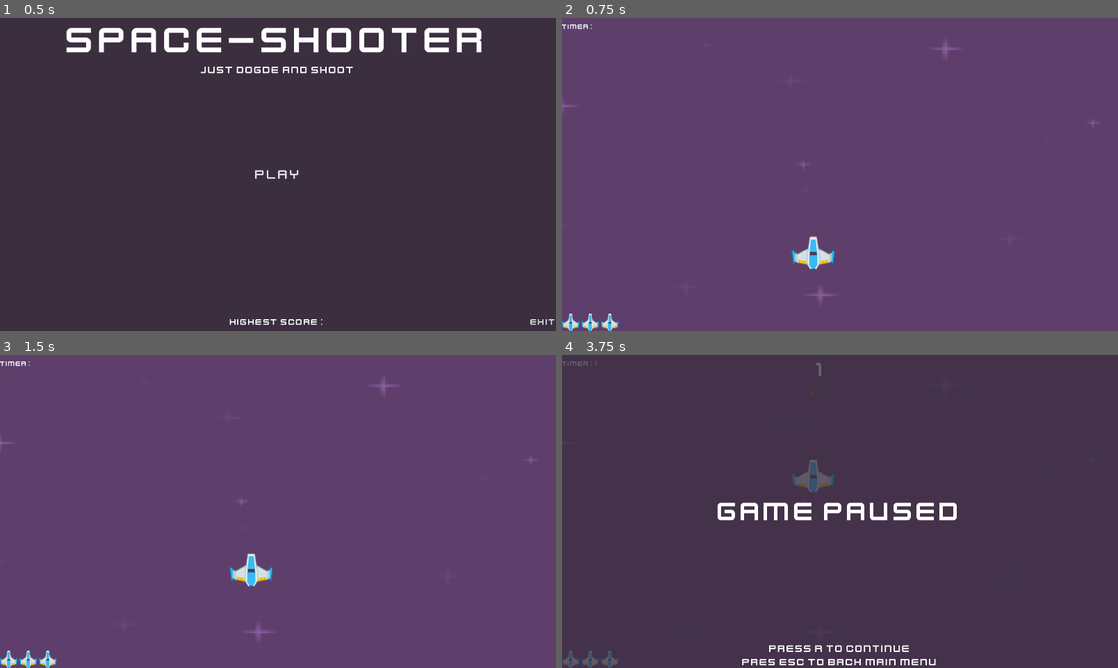
Above: before the commit, frames 1-4 (two rows, left to right).
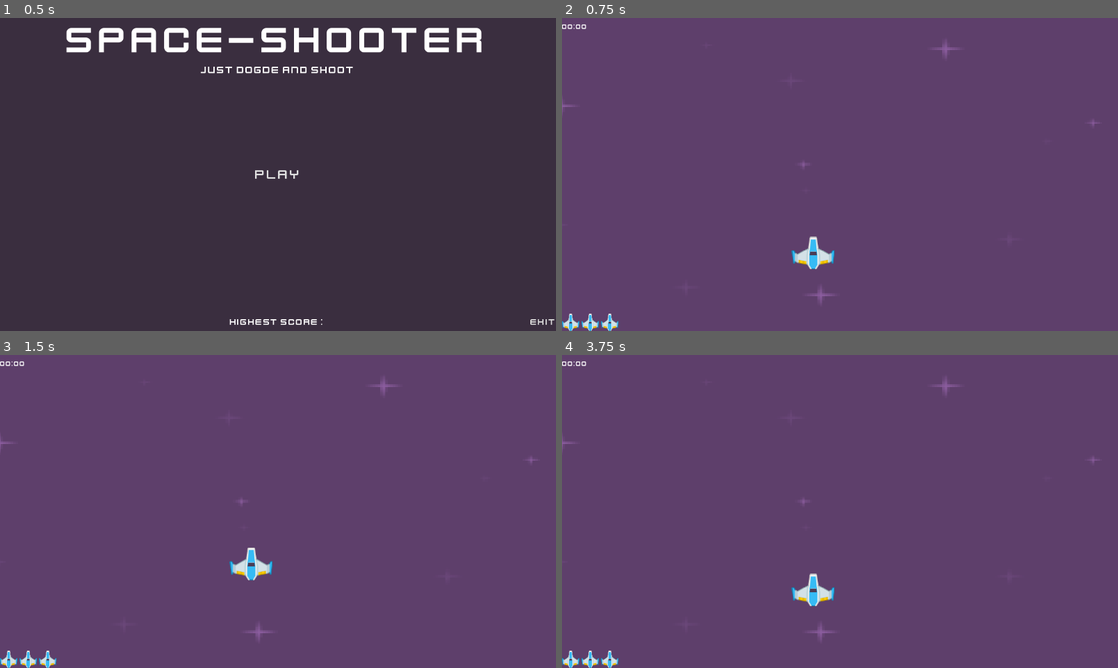
Above: after the commit, the same moments.

Repository: Ryan6712/Space-shooter
Game: Godot game, scene res://Scenes/main_menu.tscn
The game is run twice, just before and just after one commit, with the same random seed, the same clock (stepped at 60 frames per second) and the same inputs.
Inputs (mouse positions are in pixels of both pictures, inside the frame that each line leads up to):
- Up to frame 1 (0.5 s): no input
- Up to frame 2 (0.75 s): click "Play" at 0.5 s
- Up to frame 3 (1.5 s): tap Enter (play) at 1.25, 1.35 s; hold W (up) from 1.28 s (still down)
- Up to frame 4 (3.75 s): tap Enter (play) at 2.1 s; release W (up) at 2.75 s; click (840, 661) at 2.75 s, where only the run after the commit has a clickable "Pres ESC to Back Main menu"; click (840, 511) at 3.5 s, where only the run after the commit has a clickable "Play"

Frame 1 is identical in both runs. In frame 2, less than 0.1% of the frame differs, in the area x 0-6%, y 2-4%; in frame 3, 0.5%; in frame 4, 100%, in the area x 0-100%, y 0-100%.
Error in both runs: Invalid access to property or key 'Highest_score' on a base object of type 'null instance'. (res://Scripts/main_menu.gd:9)

Commit message:
minor change

Diff:
--- a/Scenes/game_over.tscn
+++ b/Scenes/game_over.tscn
@@ -5,6 +5,26 @@
 [ext_resource type="PackedScene" uid="uid://4k26hxmhkbm" path="res://Scenes/main_menu.tscn" id="3_ek8ke"]
 [ext_resource type="FontFile" uid="uid://bjauj45hioc82" path="res://Assets/Fonts/kenvector_future.ttf" id="4_eoghk"]
 [ext_resource type="AudioStream" uid="uid://bmhpu1kypbncq" path="res://Assets/Backsounds/game_over_backsound.mp3" id="5_14u15"]
+
+[sub_resource type="StyleBoxEmpty" id="StyleBoxEmpty_14u15"]
+
+[sub_resource type="StyleBoxEmpty" id="StyleBoxEmpty_j3ryr"]
+
+[sub_resource type="StyleBoxEmpty" id="StyleBoxEmpty_rjluv"]
+
+[sub_resource type="StyleBoxEmpty" id="StyleBoxEmpty_gjtdd"]
+
+[sub_resource type="StyleBoxEmpty" id="StyleBoxEmpty_uylih"]
+
+[sub_resource type="StyleBoxEmpty" id="StyleBoxEmpty_3817r"]
+
+[sub_resource type="StyleBoxEmpty" id="StyleBoxEmpty_mitgx"]
+
+[sub_resource type="StyleBoxEmpty" id="StyleBoxEmpty_gs2es"]
+
+[sub_resource type="StyleBoxEmpty" id="StyleBoxEmpty_asocn"]
+
+[sub_resource type="StyleBoxEmpty" id="StyleBoxEmpty_61f6c"]
 
 [node name="GameOver" type="Control" unique_id=1261316815]
 layout_mode = 3
@@ -74,16 +94,26 @@
 layout_mode = 2
 alignment = 1
 
-[node name="Label" type="Label" parent="CenterContainer2/VBoxContainer" unique_id=1790962973]
+[node name="Button_play_again" type="Button" parent="CenterContainer2/VBoxContainer" unique_id=96663549]
 layout_mode = 2
 theme_override_fonts/font = ExtResource("4_eoghk")
 theme_override_font_sizes/font_size = 24
+theme_override_styles/normal = SubResource("StyleBoxEmpty_14u15")
+theme_override_styles/pressed = SubResource("StyleBoxEmpty_j3ryr")
+theme_override_styles/hover = SubResource("StyleBoxEmpty_rjluv")
+theme_override_styles/disabled = SubResource("StyleBoxEmpty_gjtdd")
+theme_override_styles/focus = SubResource("StyleBoxEmpty_uylih")
 text = "PRESS R TO PLAY AGAIN"
 
-[node name="Label2" type="Label" parent="CenterContainer2/VBoxContainer" unique_id=1925346134]
+[node name="Button_exit" type="Button" parent="CenterContainer2/VBoxContainer" unique_id=2001069196]
 layout_mode = 2
 theme_override_fonts/font = ExtResource("4_eoghk")
 theme_override_font_sizes/font_size = 24
+theme_override_styles/normal = SubResource("StyleBoxEmpty_3817r")
+theme_override_styles/pressed = SubResource("StyleBoxEmpty_mitgx")
+theme_override_styles/hover = SubResource("StyleBoxEmpty_gs2es")
+theme_override_styles/disabled = SubResource("StyleBoxEmpty_asocn")
+theme_override_styles/focus = SubResource("StyleBoxEmpty_61f6c")
 text = "PRESS ESC TO MAIN MENU"
 
 [node name="backsound" type="AudioStreamPlayer2D" parent="." unique_id=1913348909]
@@ -92,3 +122,6 @@
 autoplay = true
 bus = &"backsound"
 parameters/looping = true
+
+[connection signal="button_down" from="CenterContainer2/VBoxContainer/Button_play_again" to="." method="_on_button_play_again_button_down"]
+[connection signal="button_down" from="CenterContainer2/VBoxContainer/Button_exit" to="." method="_on_button_exit_button_down"]
--- a/Scenes/level.tscn
+++ b/Scenes/level.tscn
@@ -31,10 +31,12 @@
 
 [node name="Lasers" type="Node2D" parent="." unique_id=358182679]
 
+[node name="Meteors" type="Node2D" parent="." unique_id=762867837]
+
 [node name="Player" parent="." unique_id=1992584812 instance=ExtResource("1_tumq0")]
 position = Vector2(578, 541)
 
-[node name="Meteors" type="Node2D" parent="." unique_id=762867837]
+[node name="UI" parent="." unique_id=2104442918 instance=ExtResource("3_6phgx")]
 
 [node name="Border" type="Node2D" parent="." unique_id=820174767]
 
@@ -66,8 +68,6 @@
 position = Vector2(1340, 350)
 shape = SubResource("RectangleShape2D_6phgx")
 
-[node name="UI" parent="." unique_id=2104442918 instance=ExtResource("3_6phgx")]
-
 [node name="SFXs" type="Node2D" parent="." unique_id=480546342]
 
 [node name="on_hit_sfx" type="AudioStreamPlayer2D" parent="SFXs" unique_id=1651140473]
--- a/Scenes/pause_menu.tscn
+++ b/Scenes/pause_menu.tscn
@@ -2,6 +2,26 @@
 
 [ext_resource type="FontFile" uid="uid://bjauj45hioc82" path="res://Assets/Fonts/kenvector_future.ttf" id="1_emv3i"]
 [ext_resource type="Script" uid="uid://ednkm5o755c1" path="res://Scripts/pause_menu.gd" id="1_k0w1u"]
+
+[sub_resource type="StyleBoxEmpty" id="StyleBoxEmpty_k0w1u"]
+
+[sub_resource type="StyleBoxEmpty" id="StyleBoxEmpty_bpi0q"]
+
+[sub_resource type="StyleBoxEmpty" id="StyleBoxEmpty_vmyb1"]
+
+[sub_resource type="StyleBoxEmpty" id="StyleBoxEmpty_myy0f"]
+
+[sub_resource type="StyleBoxEmpty" id="StyleBoxEmpty_sjs17"]
+
+[sub_resource type="StyleBoxEmpty" id="StyleBoxEmpty_1och7"]
+
+[sub_resource type="StyleBoxEmpty" id="StyleBoxEmpty_u8tnp"]
+
+[sub_resource type="StyleBoxEmpty" id="StyleBoxEmpty_stj27"]
+
+[sub_resource type="StyleBoxEmpty" id="StyleBoxEmpty_ix48p"]
+
+[sub_resource type="StyleBoxEmpty" id="StyleBoxEmpty_524vl"]
 
 [node name="Pause_menu" type="CanvasLayer" unique_id=1058339049]
 process_mode = 3
@@ -66,16 +86,27 @@
 [node name="VBoxContainer" type="VBoxContainer" parent="CenterContainer2" unique_id=2061162100]
 layout_mode = 2
 
-[node name="Label" type="Label" parent="CenterContainer2/VBoxContainer" unique_id=956189009]
+[node name="Button_continue" type="Button" parent="CenterContainer2/VBoxContainer" unique_id=407751525]
 layout_mode = 2
 theme_override_fonts/font = ExtResource("1_emv3i")
 theme_override_font_sizes/font_size = 24
+theme_override_styles/normal = SubResource("StyleBoxEmpty_k0w1u")
+theme_override_styles/pressed = SubResource("StyleBoxEmpty_bpi0q")
+theme_override_styles/hover = SubResource("StyleBoxEmpty_vmyb1")
+theme_override_styles/disabled = SubResource("StyleBoxEmpty_myy0f")
+theme_override_styles/focus = SubResource("StyleBoxEmpty_sjs17")
 text = "Press R to Continue"
-horizontal_alignment = 1
 
-[node name="Label2" type="Label" parent="CenterContainer2/VBoxContainer" unique_id=81193818]
+[node name="Button_exit" type="Button" parent="CenterContainer2/VBoxContainer" unique_id=498165775]
 layout_mode = 2
 theme_override_fonts/font = ExtResource("1_emv3i")
 theme_override_font_sizes/font_size = 24
+theme_override_styles/normal = SubResource("StyleBoxEmpty_1och7")
+theme_override_styles/pressed = SubResource("StyleBoxEmpty_u8tnp")
+theme_override_styles/hover = SubResource("StyleBoxEmpty_stj27")
+theme_override_styles/disabled = SubResource("StyleBoxEmpty_ix48p")
+theme_override_styles/focus = SubResource("StyleBoxEmpty_524vl")
 text = "Pres ESC to Back Main menu"
-horizontal_alignment = 1
+
+[connection signal="button_down" from="CenterContainer2/VBoxContainer/Button_continue" to="." method="_on_button_continue_button_down"]
+[connection signal="button_down" from="CenterContainer2/VBoxContainer/Button_exit" to="." method="_on_button_exit_button_down"]
--- a/Scenes/player.tscn
+++ b/Scenes/player.tscn
@@ -12,7 +12,7 @@
 texture = ExtResource("2_6t5aa")
 
 [node name="CollisionPolygon2D" type="CollisionPolygon2D" parent="." unique_id=867067099]
-polygon = PackedVector2Array(41, 0, 45, -6, 50, -5, 46, 24, 13, 27, 6, 38, -8, 38, -15, 27, -46, 24, -49, -6, -44, -7, -35, 1, -13, -12, -8, -37, 8, -37, 12, -13, 36, 1)
+polygon = PackedVector2Array(41, 3, 44, -2, 48, -2, 45, 22, 42, 18, 37, 22, 12, 25, 6, 36, -7, 35, -13, 24, -34, 22, -41, 17, -45, 22, -48, -2, -45, -4, -40, 3, -33, 2, -10, -11, -5, -35, 7, -35, 10, -11, 35, 4)
 
 [node name="LaserStartPoint" type="Marker2D" parent="." unique_id=154848645]
 position = Vector2(0, -50)
--- a/Scenes/ui.tscn
+++ b/Scenes/ui.tscn
@@ -43,6 +43,6 @@
 [node name="Label" type="Label" parent="MarginContainer3" unique_id=1584091291]
 layout_mode = 2
 theme_override_fonts/font = ExtResource("2_qdvrb")
-text = "Timer : "
+text = "00:00"
 
 [connection signal="timeout" from="TimerScore" to="." method="_on_timer_score_timeout"]
--- a/Scripts/game_over.gd
+++ b/Scripts/game_over.gd
@@ -7,9 +7,11 @@
 var save_path := Global.save_file_path + Global.save_score
 
 func _ready() -> void:
+
 	$CenterContainer/VBoxContainer/Label2.text = $CenterContainer/VBoxContainer/Label2.text + str(Global.score)
 	score = ResourceLoader.load(Global.save_file_path + Global.save_score, "", ResourceLoader.CACHE_MODE_IGNORE)
 	verify_save_directory(Global.save_file_path)
+
 	if Global.score > score.Highest_score:
 		score.Highest_score = Global.score
 		ResourceSaver.save(score, save_path)
@@ -25,3 +27,12 @@
 
 	if  Input.is_action_just_pressed("exit"):
 		get_tree().change_scene_to_packed(menu_scenes)
+
+
+
+func _on_button_exit_button_down() -> void:
+	get_tree().change_scene_to_packed(menu_scenes)
+
+
+func _on_button_play_again_button_down() -> void:
+	get_tree().change_scene_to_packed(lavel_scenes)
--- a/Scripts/level.gd
+++ b/Scripts/level.gd
@@ -36,9 +36,6 @@
 
 
 
-
-
-
 func _on_meteor_spawn_timer_timeout() -> void:
 	var randomSize: PackedScene = MeteorScenes.values().pick_random()
 	var meteor:  = randomSize.instantiate()
@@ -58,12 +55,12 @@
 
 
 func heal_meteor():
-	if  HP < MAX_HP:
+	if  HP <= MAX_HP:
 		HP += 1
 		$SFXs/on_heal_sfx.play()
 		get_tree().call_group('ui', 'set_health', HP)
 	else :
-		print("can heal because max")
+		print("can't heal because max")
 
 func _on_player_laser(pos: Variant) -> void:
 	var laserScenes: PackedScene = load("res://Scenes/laser.tscn")
--- a/Scripts/meteor.gd
+++ b/Scripts/meteor.gd
@@ -40,12 +40,13 @@
 	collision.emit()
 
 func _on_area_entered(area: Area2D) -> void:
+	Global.score += 10
+
 	if is_can_heal == true:
 		heal.emit()
 
 	area.queue_free()
 	destroy_animation.play("destroy")
-	Global.score += 10
 
 
 func heal_chances():
--- a/Scripts/pause_menu.gd
+++ b/Scripts/pause_menu.gd
@@ -4,6 +4,7 @@
 func _ready() -> void:
 	hide()
 	process_mode = Node.PROCESS_MODE_ALWAYS
+
 
 func _unhandled_input(_event: InputEvent) -> void:
 	if Input.is_action_just_pressed("exit") and get_tree().paused == true:
@@ -16,3 +17,17 @@
 func _toggle_pause():
 	get_tree().paused = !get_tree().paused
 	visible = get_tree().paused
+	if visible == true:
+		Input.set_mouse_mode(Input.MOUSE_MODE_VISIBLE)
+	else :
+		Input.set_mouse_mode(Input.MOUSE_MODE_CAPTURED)
+
+
+func _on_button_continue_button_down() -> void:
+	_toggle_pause()
+
+
+func _on_button_exit_button_down() -> void:
+	if get_tree().paused == true:
+		get_tree().paused = false
+		get_tree().change_scene_to_file("res://Scenes/main_menu.tscn")
--- a/Scripts/player.gd
+++ b/Scripts/player.gd
@@ -1,7 +1,7 @@
 extends CharacterBody2D
 
 
-@export var SPEED := 350
+@export var SPEED := 450
 @export var laser_cooldown_timer:float = 0.8
 
 var can_shoot:bool = true
--- a/Scripts/ui.gd
+++ b/Scripts/ui.gd
@@ -1,6 +1,9 @@
 extends CanvasLayer
 
 static var HpImage = load("res://Assets/PlayerShips/playerShip1_blue.png")
+
+var second: int = 0
+var minute: int = 0
 
 func set_health(amount):
 	for child in $"MarginContainer2/HP Bar".get_children():
@@ -14,7 +17,11 @@
 
 
 func _on_timer_score_timeout() -> void:
+
 	Global.time_elipse += 1
+	second += 1
+
+
 	if Global.time_elipse < 120:
 		Global.score += 1
 	elif Global.time_elipse < 5000:
@@ -22,5 +29,11 @@
 	else :
 		Global.score += 3
 
-	$MarginContainer3/Label.text = "timer : " + str(Global.time_elipse)
+	if second % 60 == 0:
+		second = 0
+		minute += 1
+
+
+
+	$MarginContainer3/Label.text = "%02d:%02d" % [minute, second]
 	$MarginContainer/Score.text = str(Global.score)
